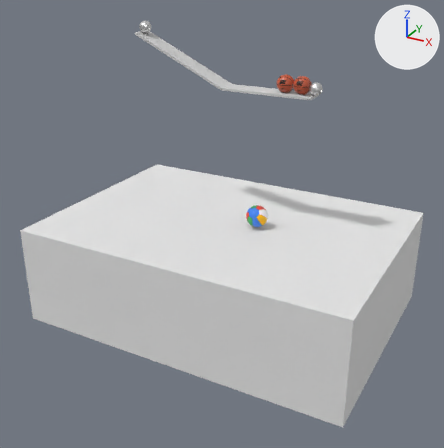
Two versions of the Blender file Animación/Ejercicio3_3D/pelota_Obstaculos.blend, one commit apart.
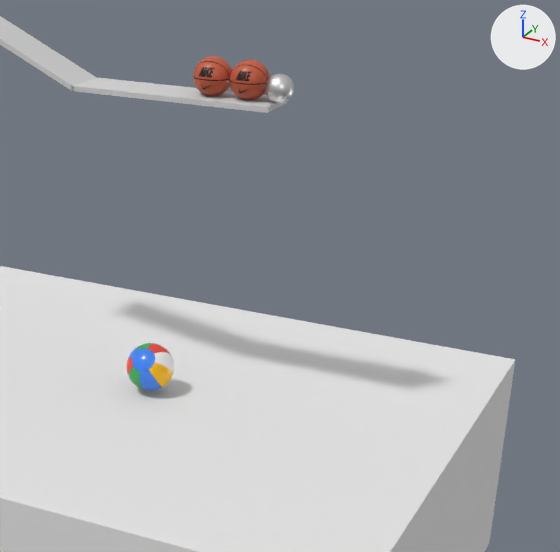
Each version is shown whole from a camera (50 mm lens) standing at (34.2, -63.9, 31.4) and looking at (0.3, -2.3, 0.6), then close up on the part from 42% to 100% of the width and 11% to 67% of the height. The axes (+X, +Y, +Z) are drawn at upper right. The lights are the same throughout.

Script lines for the objects in view, before the commit:
```python
me_plane_002 = bpy.data.meshes.new('Plane.002')
me_plane_002.from_pydata([(-1.0, -1.0, 0.0), (1.0, -1.0, 0.0), (-1.0, 1.0, 0.0), (1.0, 1.0, 0.0)], [], [(0, 1, 3, 2)])
me_plane_002.materials.append(mat_suelo)  # white #e7e7e7
me_plane_003 = bpy.data.meshes.new('Plane.003')
me_plane_003.from_pydata([(-1.0, -1.0, 0.0), (1.0, -1.0, 0.0), (-1.0, 1.0, 0.0), (1.0, 1.0, 0.0), (-1.0, -1.0, -0.85), (1.0, -1.0, -0.85), (-1.0, 1.0, -0.85), (1.0, 1.0, -0.85)], [], [(4, 6, 7, 5), (1, 5, 7, 3), (2, 6, 4, 0), (3, 7, 6, 2), (0, 4, 5, 1)])
me_plane_003.materials.append(mat_suelo)  # white #e7e7e7
me_sphere_002 = bpy.data.meshes.new('Sphere.002')
me_sphere_002.from_pydata(...)  # 482 vertices, 512 faces; spans x -1.01..1.01, y -1.01..1.01, z -1.01..1.01
me_sphere_002.polygons.foreach_set('use_smooth', [True] * 512)
me_sphere_002.materials.append(mat_material)
ob_pelota_playa = bpy.data.objects.new('Pelota_Playa', me_sphere_002)
ob_pelota_playa.location = (4.0, 0.0, 1.53)
ob_pelota_playa.scale = (1.35, 1.35, 1.35)
_m = ob_pelota_playa.modifiers.new('Subsurf', 'SUBSURF')
_m.levels = 3
_m.render_levels = 3
ob_suelo_001 = bpy.data.objects.new('suelo.001', me_plane_002)
ob_suelo_001.location = (0.0, 0.0, 0.0)
ob_suelo_001.scale = (21.3, 14.9, 14.9)
ob_suelo_002 = bpy.data.objects.new('suelo.002', me_plane_003)
ob_suelo_002.location = (0.0, 0.0, 0.0)
ob_suelo_002.scale = (21.3, 14.9, 14.9)
# also in view: 'Pelota_Basket' at (7.1, 0.0, 18.2); 'Rampa_1' at (-6.2, 0.0, 19.8); 'Pelota_Metal' at (10.7, 0.0, 17.9); 'Rampa_2' at (5.1, 0.0, 17.1); 'Pelota_Basket.001' at (9.1, 0.0, 18.2)
```
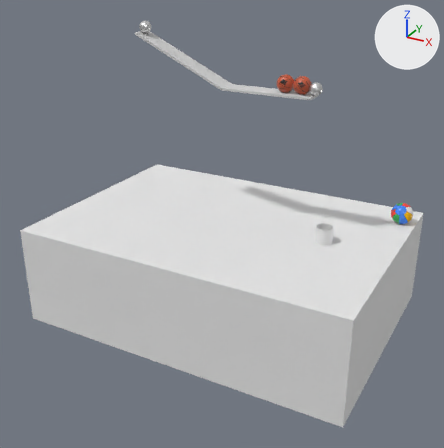
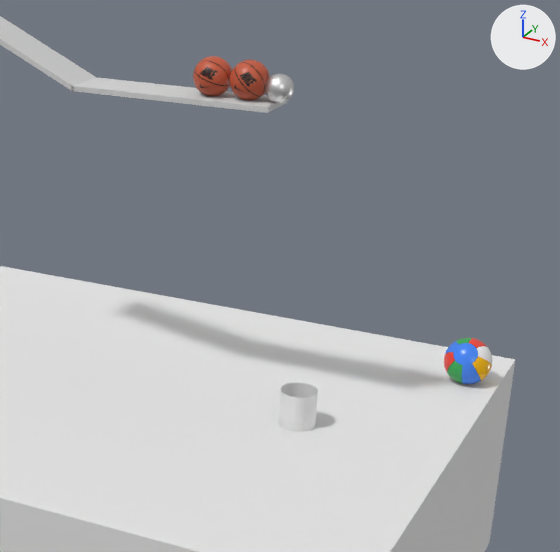
Changed parts and their boxes (x1, y1, x2, y2) in the close-ups (560 x 552 px):
'Pelota_Playa', moved
    before: (126, 343, 174, 391)
    after: (444, 338, 492, 384)
'Cylinder', added
    after: (278, 383, 318, 432)

What changed in the scene script:
```text
Add me_cylinder:
    me_cylinder.from_pydata(...)  # 64 vertices, 33 faces; spans x -1.0..1.0, y -1.0..1.0, z -1.0..1.0
Change ob_pelota_playa:
    ob_pelota_playa.location: (4.0, 0.0, 1.53) -> (19.42, 10.22, 1.26)
Add ob_cylinder:
    ob_cylinder = bpy.data.objects.new('Cylinder', me_cylinder)
    ob_cylinder.location = (12.85, -0.02, 1.0)
```
